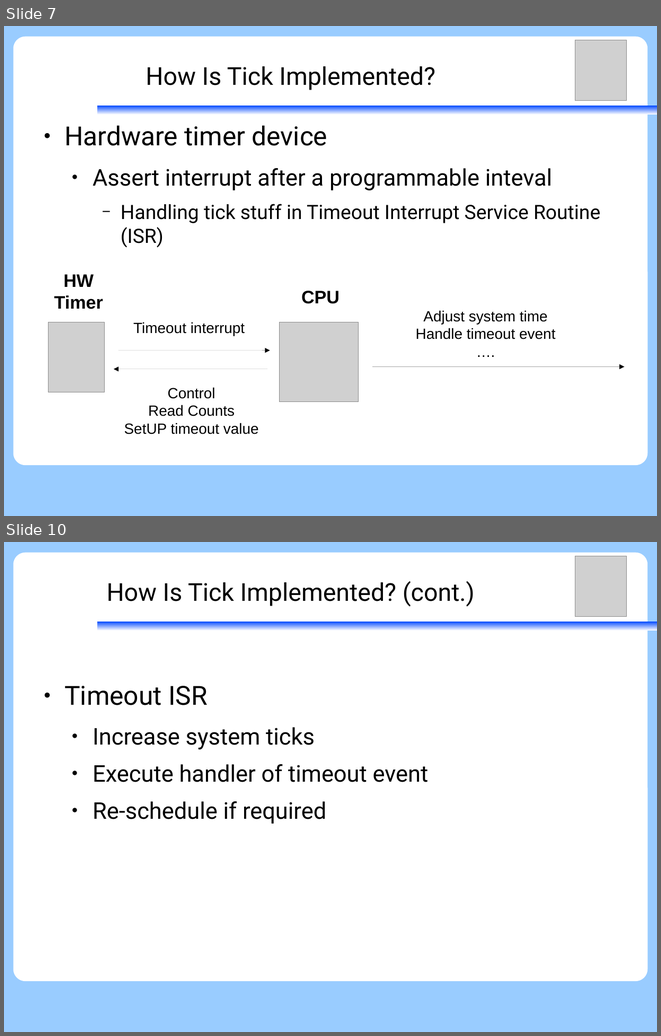
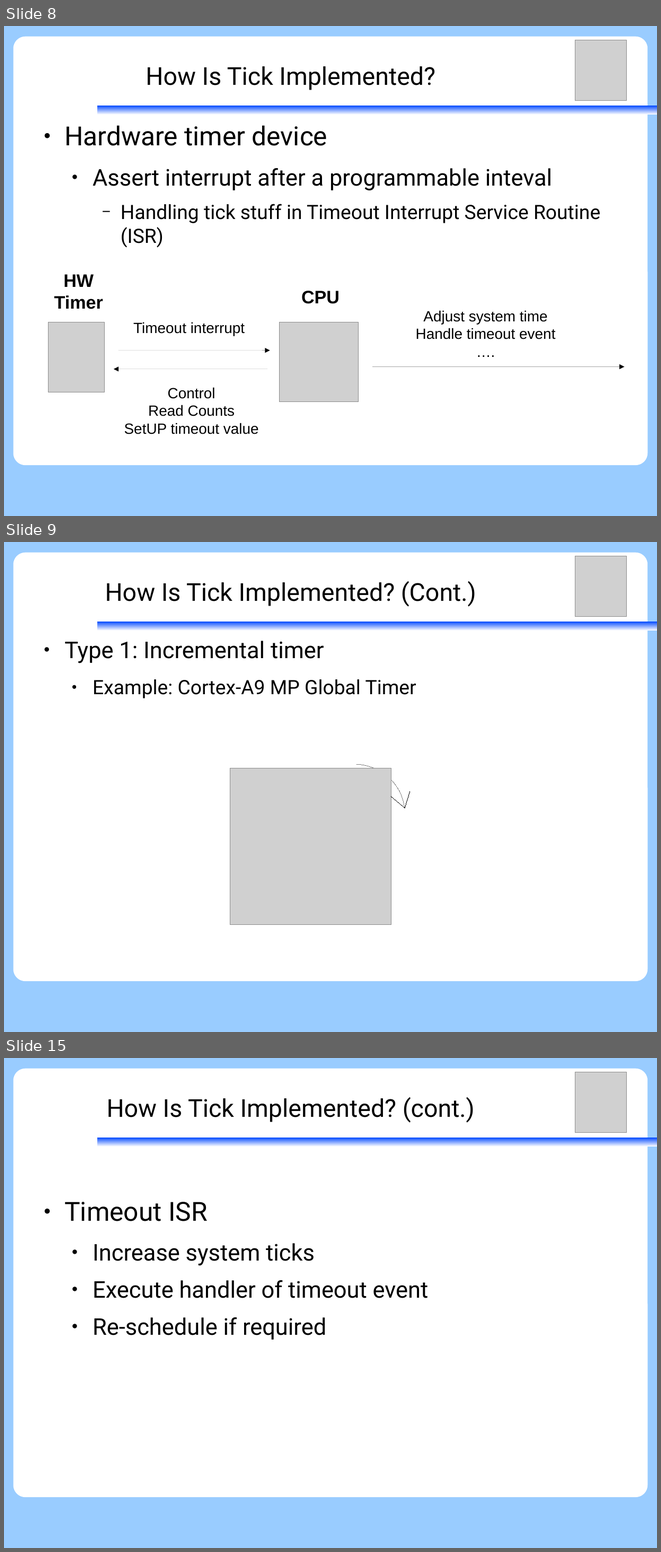
Before and after one commit to vh21/documents, a slide deck: ukernel/f9-microkernel-ktimer.odp. Shown one above the other, each under a label of ours: slides 7 and 10 before the commit, slides 8, 9 and 15 after it; the slides between them are not shown. The pictures are 661x1036 and 661x1552 pixels, drawn with LibreOffice and Linux fonts; fonts in the diff are those of the drawing; grey boxes stand for pictures. Boxes give left, top, right and bottom in pixels: in the first picture for what was removed or moved away, otherwise in the second. Text is boxed around its words. In the diff, an @@ line names an element or a change of style, - is before the commit and + after.

```diff
--- a/ukernel/f9-microkernel-ktimer.odp
+++ b/ukernel/f9-microkernel-ktimer.odp
@@ slide 9 added at bbox=[4, 542, 657, 1032], background #99CCFF; not listed: 3 template elements that a slide beside it also shows @@
@@ picture added at bbox=[576, 556, 627, 617] @@
@@ title added at bbox=[105, 581, 476, 607], 30 pt, text #000000 @@
+How Is Tick Implemented? (Cont.)
@@ text added at bbox=[64, 641, 416, 698], 24 pt, text #000000 @@
+● Type 1: Incremental timer
+  ● Example: Cortex-A9 MP Global Timer
@@ group added at bbox=[230, 749, 415, 924]: 2 rectangles, 2 lines, 1 ellipse, 1 picture @@
@@ what was slide 7 is now slide 8 @@
@@ what was slide 10 is now slide 15 @@
```
Also in this commit, not shown: 3 slides changed, 4 other slides added, 1 slide removed.
